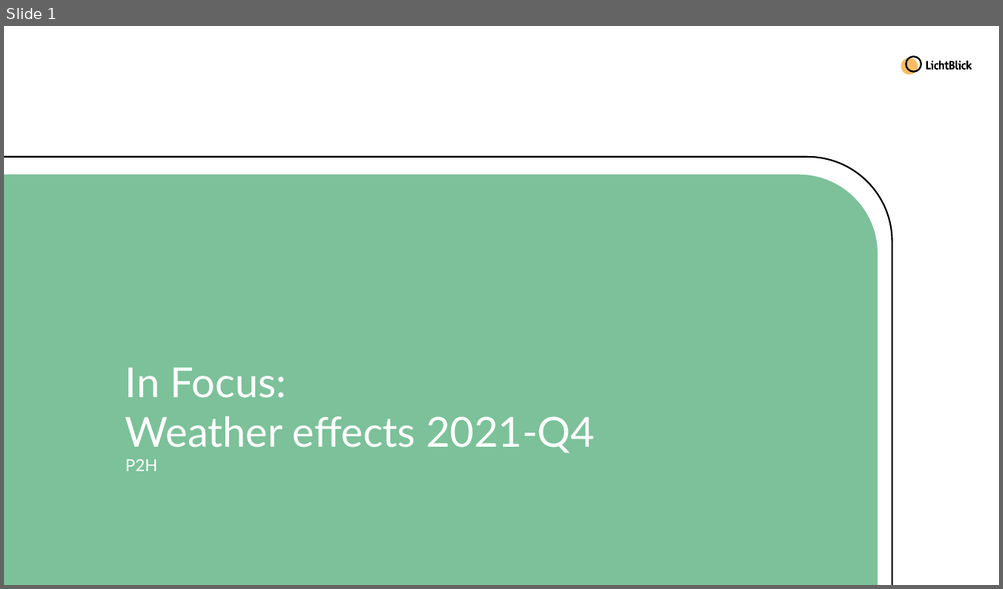
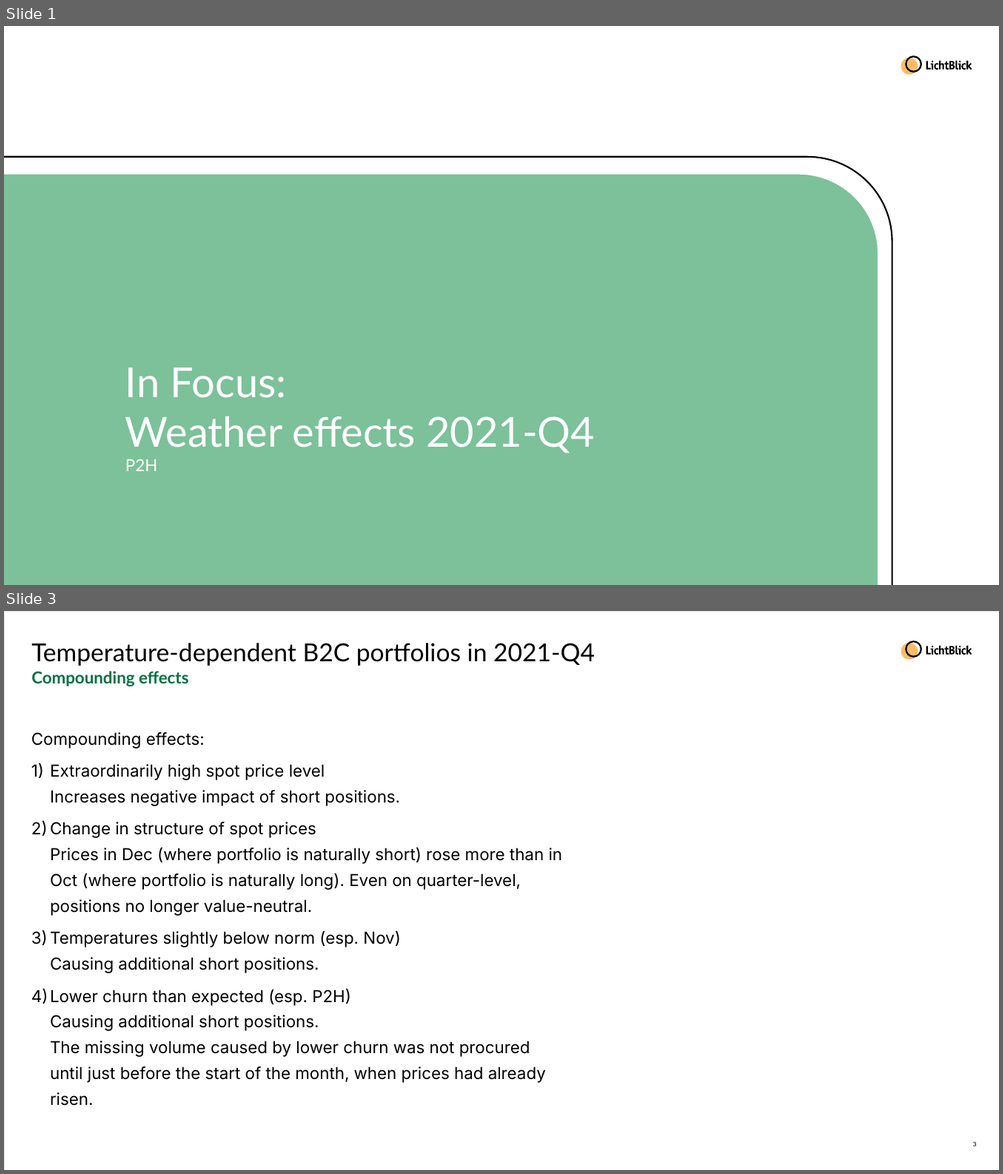
Before and after one commit to sakshisingh1809/lichtblyck_forecasting, a slide deck: scripts/2022_01 AdhocTanja NovDez2021/20220112_VR_Wintereffekt_2021Q4.pptx. Shown one above the other, each under a label of ours: slide 1 before the commit, slides 1 and 3 after it; the slides between them are not shown. The pictures are 1003x589 and 1003x1174 pixels, drawn with LibreOffice and Linux fonts; fonts in the diff are those of the drawing. Boxes give left, top, right and bottom in pixels: in the first picture for what was removed or moved away, otherwise in the second. Text is boxed around its words. In the diff, an @@ line names an element or a change of style, - is before the commit and + after.

```diff
--- a/scripts/2022_01 AdhocTanja NovDez2021/20220112_VR_Wintereffekt_2021Q4.pptx
+++ b/scripts/2022_01 AdhocTanja NovDez2021/20220112_VR_Wintereffekt_2021Q4.pptx
@@ slide 3 added at bbox=[4, 611, 999, 1170], background #FFFFFF; not listed: 12 template elements that a slide beside it also shows @@
@@ rectangle added at bbox=[4, 611, 999, 1170], fill #FFFFFF, outline #E6E6E6 0.25 pt @@
@@ title added at bbox=[31, 643, 595, 666], 24 pt, text #000000 @@
+Temperature-dependent B2C portfolios in 2021-Q4
@@ subtitle added at bbox=[31, 671, 188, 686], 16 pt, text #077144, bold @@
+Compounding effects
@@ text added at bbox=[31, 732, 563, 1106], 16 pt, text #000000 @@
+Compounding effects:
+1) Extraordinarily high spot price level
+   Increases negative impact of short positions.
+2) Change in structure of spot prices
+   Prices in Dec (where portfolio is naturally short) rose more than in Oct (where portfolio is naturally long). Even on quarter-level, positions no longer value-neutral.
+3) Temperatures slightly below norm (esp. Nov)
+   Causing additional short positions.
+4) Lower churn than expected (esp. P2H)
+   Causing additional short positions.
+   The missing volume caused by lower churn was not procured until just before the start of the month, when prices had already risen.
@@ page number added at bbox=[973, 1142, 976, 1147], 6 pt, text #000000 @@
+3
```
Also in this commit, not shown: 4 slides changed, 1 other slide added, 11 other files.
